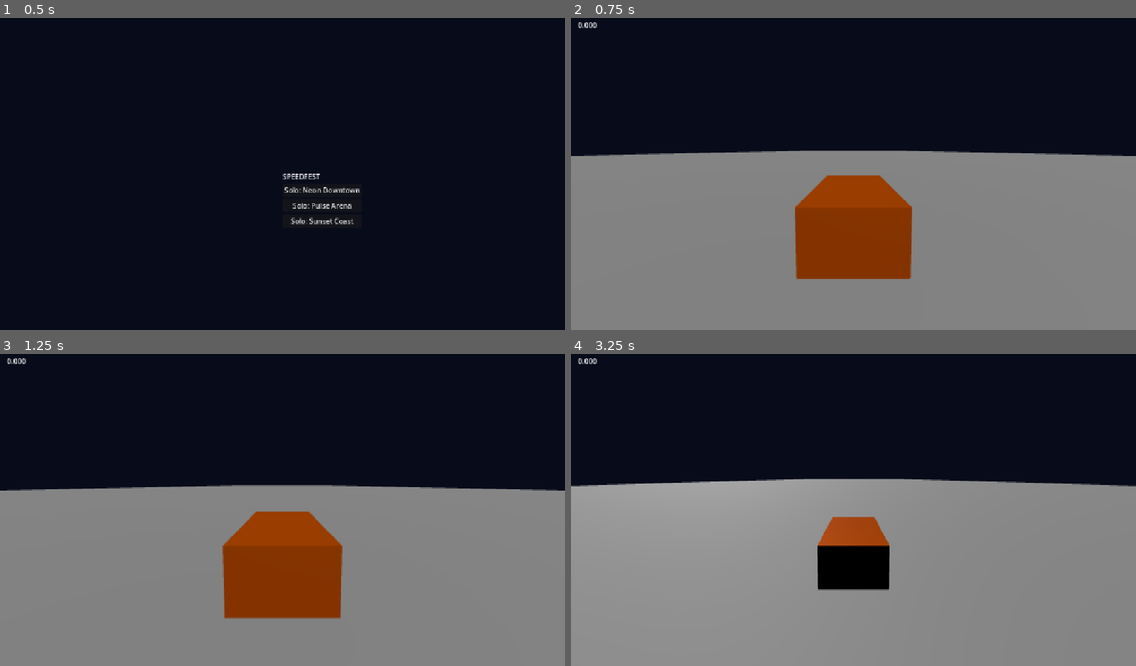
Above: before the commit, frames 1-4 (two rows, left to right).
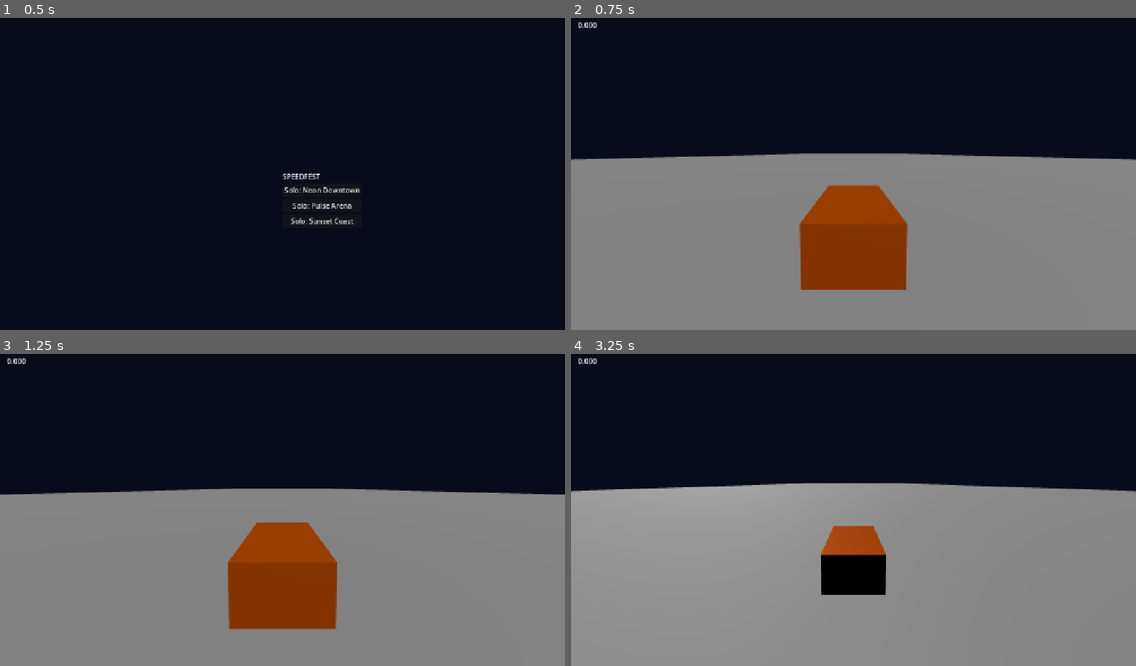
Above: after the commit, the same moments.

Repository: khanhonthetrack/speedfest
Game: Godot game, scene res://ui/main_menu.tscn
Same seed, same stepped clock (60 frames per second), same inputs: the game is played once before the commit and once after it.
Inputs (mouse positions are in pixels of both pictures, inside the frame that each line leads up to):
- Up to frame 1 (0.5 s): no input
- Up to frame 2 (0.75 s): click "Solo: Neon Downtown" at 0.5 s
- Up to frame 3 (1.25 s): no input
- Up to frame 4 (3.25 s): tap Enter at 1.25 s; move the mouse to (977, 491) at 1.27 s; hold D (steer_right) 1.28-2 s; hold C (camera_cycle) 1.28-2 s; click (977, 491) at 1.42 s; drag from (740, 522) to (825, 572) at 2.02 s; tap Delete (restart) at 2.75 s; move the mouse to (910, 438) at 2.77 s; hold D (steer_right) from 2.78 s (still down); hold Q (look_back) from 2.78 s (still down)

Frame 1 is identical in both runs. In frame 2, 3.4% of the frame differs, in the area x 0-100%, y 42-88%; in frame 3, 3.6%, in the area x 0-100%, y 41-89%; in frame 4, 3.0%.

Commit message:
race: remote-car interpolation test, camera loop test, smoother remote playback clock, higher chase framing
Co-Authored-By: Claude Opus 5.5 <noreply@anthropic.com>
Claude-Session: https://claude.ai/code/session_01UXTHDb9Svwh7v9CKVysey7

Diff:
--- a/game/race/chase_camera.gd
+++ b/game/race/chase_camera.gd
@@ -16,8 +16,8 @@
 
 ## Chase presets: [distance behind, height, look-ahead, look height, base fov]
 const CHASE_PRESETS := [
-	[5.6, 1.85, 4.0, 0.9, 68.0],
-	[8.0, 2.6, 5.0, 1.0, 66.0],
+	[5.9, 2.15, 7.0, 1.05, 68.0],
+	[8.6, 2.9, 8.0, 1.15, 66.0],
 ]
 
 var target: Node3D
--- a/game/race/remote_car.gd
+++ b/game/race/remote_car.gd
@@ -34,6 +34,9 @@
 var _buf: Array = []                  # [{ts: float, p: Vector3, q: Quaternion, v: Vector3, st, rpm, fl, t}]
 var _offset := 0.0                    # local_ms ≈ ts + _offset (min one-way delay + clock offset)
 var _offset_valid := false
+var _applied_offset := 0.0            # _offset, eased so the playback clock never jumps
+var _applied_valid := false
+var _last_pose_ms := -1.0
 var _last_rx_ms := -100000
 var _last_offset_update_ms := 0
 var _last_ts := -1.0
@@ -115,6 +118,7 @@
 		if _last_ts >= 0.0 and (ts < _last_ts - 1000.0 or ts > _last_ts + 60000.0):
 			_buf.clear()
 			_offset_valid = false
+			_applied_valid = false
 		if not _buf.is_empty() and ts <= float(_buf[-1]["ts"]):
 			return # duplicate or out of order
 		_last_ts = ts
@@ -171,7 +175,16 @@
 		visible = false
 		return false
 	visible = true
-	var render_ts := _now_ms() - _offset - INTERP_DELAY_MS
+	var now := _now_ms()
+	var frame_ms := clampf(now - _last_pose_ms, 0.0, 100.0) if _last_pose_ms >= 0.0 else 0.0
+	_last_pose_ms = now
+	if not _applied_valid or absf(_offset - _applied_offset) > 500.0:
+		_applied_offset = _offset
+		_applied_valid = true
+	else:
+		# Play 10% faster/slower until the clock mapping matches the estimate.
+		_applied_offset = move_toward(_applied_offset, _offset, frame_ms * 0.1)
+	var render_ts := now - _applied_offset - INTERP_DELAY_MS
 	var pose := sample(render_ts)
 	global_transform = pose["xf"]
 	_apply_visuals(pose)
--- /dev/null
+++ b/game/tests/race/test_camera_loop.gd
@@ -0,0 +1,154 @@
+extends Node3D
+## ChaseCamera through a vertical loop (r = 18 m) and a banked turn with a scripted target.
+## Headless: checks that the camera stays behind the car with an up vector close to the car's
+## (no flips at the top of the loop). With rendering: screenshots via --shots.
+## Run: tools/run_scene.sh res://tests/race/test_camera_loop.tscn --headless -- --frames=2000
+##      tools/run_scene.sh res://tests/race/test_camera_loop.tscn -- --shots=/abs/a.png@200,/abs/b.png@260 --frames=270
+
+const SPEED := 40.0
+const R := 18.0
+
+var path: TrackPath
+var target: RigidBody3D
+var cam: ChaseCamera
+var d := 0.0
+var min_up_dot := 1.0
+var min_behind := 1.0
+var max_flip := 0.0
+var prev_cam_up := Vector3.ZERO
+var checked := 0
+var mode := 0
+
+
+func _ready() -> void:
+	mode = int(TestHooks.arg("cam_mode", 0))
+	path = _build_path()
+	_build_road()
+	target = RigidBody3D.new()
+	target.freeze = true
+	target.freeze_mode = RigidBody3D.FREEZE_MODE_KINEMATIC
+	target.collision_layer = 0
+	target.collision_mask = 0
+	var vis := CarVisual.new()
+	target.add_child(vis)
+	vis.build("kaze", CarDefs.default_style("kaze"))
+	add_child(target)
+	cam = ChaseCamera.new()
+	add_child(cam)
+	cam.set_mode(mode)
+	cam.set_target(target)
+	_place(0.0)
+	var light := DirectionalLight3D.new()
+	light.rotation_degrees = Vector3(-40, 30, 0)
+	add_child(light)
+	var we := WorldEnvironment.new()
+	var env := Environment.new()
+	env.background_mode = Environment.BG_COLOR
+	env.background_color = Color(0.05, 0.06, 0.14)
+	env.ambient_light_source = Environment.AMBIENT_SOURCE_COLOR
+	env.ambient_light_color = Color(0.5, 0.5, 0.6)
+	we.environment = env
+	add_child(we)
+
+
+func _build_path() -> TrackPath:
+	var c := Curve3D.new()
+	c.add_point(Vector3(0, 0, 60))
+	c.add_point(Vector3(0, 0, 0))
+	# Vertical loop in the YZ plane going forward (-Z), drifting +X so it doesn't self-intersect.
+	var n := 16
+	for i in range(1, n):
+		var a := TAU * i / n
+		c.add_point(Vector3(6.0 * i / n, R - cos(a) * R, -sin(a) * R))
+	c.add_point(Vector3(6, 0, 0))
+	c.add_point(Vector3(6, 0, -60))
+	# Banked right-hander.
+	c.add_point(Vector3(30, 0, -100))
+	c.add_point(Vector3(70, 0, -100))
+	c.set_point_tilt(5, 0.0)
+	c.set_point_tilt(6, 0.5)
+	c.set_point_tilt(7, 0.0)
+	for i in c.point_count:
+		var prev := c.get_point_position(maxi(i - 1, 0))
+		var next := c.get_point_position(mini(i + 1, c.point_count - 1))
+		var tan := (next - prev) * 0.25
+		if i >= 2 and i <= n:
+			c.set_point_in(i, -tan)
+			c.set_point_out(i, tan)
+	var p := TrackPath.new(c, false, 12.0)
+	return p
+
+
+func _build_road() -> void:
+	var st := SurfaceTool.new()
+	st.begin(Mesh.PRIMITIVE_TRIANGLES)
+	var step := 1.0
+	var dd := 0.0
+	while dd < path.length - step:
+		var a := path.sample_transform(dd)
+		var b := path.sample_transform(dd + step)
+		var w := 6.0
+		var a0 := a.origin - a.basis.x * w
+		var a1 := a.origin + a.basis.x * w
+		var b0 := b.origin - b.basis.x * w
+		var b1 := b.origin + b.basis.x * w
+		st.set_normal(a.basis.y)
+		st.set_color(Color(0.2, 0.2, 0.25) if int(dd / 4.0) % 2 == 0 else Color(0.3, 0.3, 0.38))
+		for v in [a0, b0, a1, a1, b0, b1]:
+			st.add_vertex(v)
+		dd += step
+	var mi := MeshInstance3D.new()
+	mi.mesh = st.commit()
+	var m := StandardMaterial3D.new()
+	m.vertex_color_use_as_albedo = true
+	m.cull_mode = BaseMaterial3D.CULL_DISABLED
+	mi.material_override = m
+	add_child(mi)
+
+
+func _place(dist: float) -> void:
+	var xf := path.sample_transform(dist)
+	xf.origin += xf.basis.y * 0.32
+	target.global_transform = xf
+	target.linear_velocity = -xf.basis.z * SPEED
+
+
+func _physics_process(delta: float) -> void:
+	d = minf(d + SPEED * delta, path.length - 1.0)
+	_place(d)
+
+
+func _process(_delta: float) -> void:
+	if d < 5.0:
+		return
+	# The camera updates itself in _process; measure after it (deferred).
+	_measure.call_deferred()
+	if d >= path.length - 1.0 and not TestHooks.has_arg("shots"):
+		_report()
+
+
+func _measure() -> void:
+	var car_up := target.global_transform.basis.y
+	var cam_up := cam.global_transform.basis.y
+	min_up_dot = minf(min_up_dot, car_up.dot(cam_up))
+	var to_car := (target.global_position - cam.global_position).normalized()
+	if mode >= 2: # bumper/hood: the camera looks where the car goes
+		to_car = -cam.global_transform.basis.z
+	min_behind = minf(min_behind, to_car.dot(-target.global_transform.basis.z))
+	if prev_cam_up != Vector3.ZERO:
+		max_flip = maxf(max_flip, prev_cam_up.angle_to(cam_up))
+	prev_cam_up = cam_up
+	checked += 1
+
+
+var _reported := false
+func _report() -> void:
+	if _reported:
+		return
+	_reported = true
+	print("camera loop: frames=%d min_up_dot=%.3f min_behind=%.3f max_up_step=%.3f rad" % [checked, min_up_dot, min_behind, max_flip])
+	TestHooks.check(checked > 100, "camera_measured")
+	TestHooks.check(min_up_dot > 0.5, "camera_up_follows_car", "min dot %.3f" % min_up_dot)
+	TestHooks.check(min_behind > (0.3 if mode < 2 else 0.8), "camera_stays_behind", "min %.3f" % min_behind)
+	TestHooks.check(max_flip < 0.12, "camera_no_flip", "max up change per frame %.3f rad" % max_flip)
+	TestHooks.finish()
--- /dev/null
+++ b/game/tests/race/test_camera_loop.tscn
@@ -0,0 +1,6 @@
+[gd_scene load_steps=2 format=3]
+
+[ext_resource type="Script" path="res://tests/race/test_camera_loop.gd" id="1"]
+
+[node name="TestCameraLoop" type="Node3D"]
+script = ExtResource("1")
--- /dev/null
+++ b/game/tests/race/test_remote_car.gd
@@ -0,0 +1,116 @@
+extends Node
+## RemoteCar interpolation with synthetic snapshots: a car moving at 50 m/s on a circle, sent at
+## 20 Hz with network jitter, a burst of packet loss, then silence.
+## Run: tools/run_scene.sh res://tests/race/test_remote_car.tscn --headless -- --frames=100
+
+const SPEED := 50.0
+const RADIUS := 120.0
+
+var now_ms := 0.0
+
+
+func truth(ts: float) -> Vector3:
+	var a := SPEED * ts / 1000.0 / RADIUS
+	return Vector3(cos(a) * RADIUS, 0.5, sin(a) * RADIUS)
+
+
+func truth_vel(ts: float) -> Vector3:
+	var a := SPEED * ts / 1000.0 / RADIUS
+	return Vector3(-sin(a), 0, cos(a)) * SPEED
+
+
+func snap(ts: float) -> Dictionary:
+	var p := truth(ts)
+	var v := truth_vel(ts)
+	var basis := Basis.looking_at(v.normalized(), Vector3.UP)
+	var q := basis.get_rotation_quaternion()
+	return {"t": int(ts), "ts": int(ts) + 5000, "p": [p.x, p.y, p.z], "q": [q.x, q.y, q.z, q.w],
+		"v": [v.x, v.y, v.z], "st": 0.2, "rpm": 0.6, "fl": 16}
+
+
+func _ready() -> void:
+	var rc := RemoteCar.new()
+	add_child(rc)
+	rc.setup(7, "Tester", CarDefs.default_config("brute"))
+	rc.set_time_source(func() -> float: return now_ms)
+	var rng := RandomNumberGenerator.new()
+	rng.seed = 42
+	# Packets sent every 50 ms (sender ts), arriving with 40..110 ms latency (jitter 70 ms).
+	var packets: Array = []
+	for i in 200:
+		var ts := i * 50.0
+		if i >= 120 and i < 124:
+			continue # 4 lost packets (200 ms gap)
+		packets.append([ts + rng.randf_range(40.0, 110.0), ts])
+	packets.sort_custom(func(a: Array, b: Array) -> bool: return a[0] < b[0])
+	var max_err := 0.0
+	var sum_err := 0.0
+	var n := 0
+	var max_jump := 0.0
+	var prev := Vector3.INF
+	var pi := 0
+	var max_err_loss := 0.0
+	# Simulate 60 fps rendering for 9.5 s.
+	for frame in 570:
+		now_ms = frame * 1000.0 / 60.0
+		while pi < packets.size() and packets[pi][0] <= now_ms:
+			var s := snap(packets[pi][1])
+			s["rx_ms"] = int(packets[pi][0])
+			rc.push_state(s)
+			pi += 1
+		if not rc.update_pose():
+			continue
+		var pos := rc.global_position
+		# The car should be shown ~ (min latency + 100 ms) in the past.
+		var shown_ts := now_ms - 40.0 - RemoteCar.INTERP_DELAY_MS
+		if shown_ts > 500.0:
+			var err := pos.distance_to(truth(shown_ts))
+			if shown_ts > 6000.0 and shown_ts < 6400.0:
+				max_err_loss = maxf(max_err_loss, err)
+			else:
+				max_err = maxf(max_err, err)
+				sum_err += err
+				n += 1
+		if prev != Vector3.INF:
+			max_jump = maxf(max_jump, pos.distance_to(prev))
+		prev = pos
+	var avg := sum_err / maxi(n, 1)
+	# 50 m/s at 60 fps = 0.83 m per frame. Frame steps should be close to that (smooth).
+	TestHooks.check(avg < 0.6, "interp_avg_error", "avg %.3f m" % avg)
+	TestHooks.check(max_err < 2.5, "interp_max_error", "max %.3f m" % max_err)
+	TestHooks.check(max_jump < 1.5, "interp_smooth", "max frame step %.3f m (expected ~0.83)" % max_jump)
+	TestHooks.check(max_err_loss < 6.0, "packet_loss_extrapolation", "max %.3f m during loss" % max_err_loss)
+	TestHooks.check(rc.visible, "visible_while_receiving")
+	# Silence: hidden after 3 s.
+	now_ms += 1000.0
+	rc.update_pose()
+	TestHooks.check(rc.visible, "visible_after_1s_silence")
+	now_ms += 2500.0
+	rc.update_pose()
+	TestHooks.check(not rc.visible, "hidden_after_3s_silence")
+	# Teleport (respawn) between snapshots snaps instead of sliding across the map.
+	var rc2 := RemoteCar.new()
+	add_child(rc2)
+	rc2.setup(8, "Jumper", CarDefs.default_config("kaze"))
+	rc2.set_time_source(func() -> float: return now_ms)
+	var base := now_ms
+	rc2.push_state({"ts": 0, "rx_ms": int(base), "p": [0, 0, 0], "q": [0, 0, 0, 1], "v": [0, 0, 0], "fl": 0})
+	rc2.push_state({"ts": 50, "rx_ms": int(base + 50), "p": [500, 0, 0], "q": [0, 0, 0, 1], "v": [0, 0, 0], "fl": 0})
+	var mid := rc2.sample(20.0)
+	var midp: Vector3 = (mid["xf"] as Transform3D).origin
+	TestHooks.check(midp.x < 1.0 or midp.x > 499.0, "teleport_snaps", str(midp))
+	# Sender without ts (rx_ms only) still works.
+	var rc3 := RemoteCar.new()
+	add_child(rc3)
+	rc3.setup(9, "NoTs", CarDefs.default_config("veloce"))
+	rc3.set_time_source(func() -> float: return now_ms)
+	for i in 10:
+		rc3.push_state({"rx_ms": int(now_ms + i * 50), "p": [i * 2.5, 0, 0], "q": [0, 0, 0, 1], "v": [50, 0, 0], "fl": 0})
+	now_ms += 450.0
+	rc3.update_pose()
+	TestHooks.check(rc3.visible and absf(rc3.global_position.x - 17.5) < 1.5, "rx_only_fallback", str(rc3.global_position))
+	# Garbage snapshot is ignored.
+	rc3.push_state({"p": "nope"})
+	rc3.push_state({"q": [1, 2]})
+	TestHooks.ok("garbage_ignored")
+	TestHooks.finish()
--- /dev/null
+++ b/game/tests/race/test_remote_car.tscn
@@ -0,0 +1,6 @@
+[gd_scene load_steps=2 format=3]
+
+[ext_resource type="Script" path="res://tests/race/test_remote_car.gd" id="1"]
+
+[node name="TestRemoteCar" type="Node3D"]
+script = ExtResource("1")
Not shown, added: game/tests/race/test_camera_loop.gd.uid
Not shown, added: game/tests/race/test_remote_car.gd.uid
